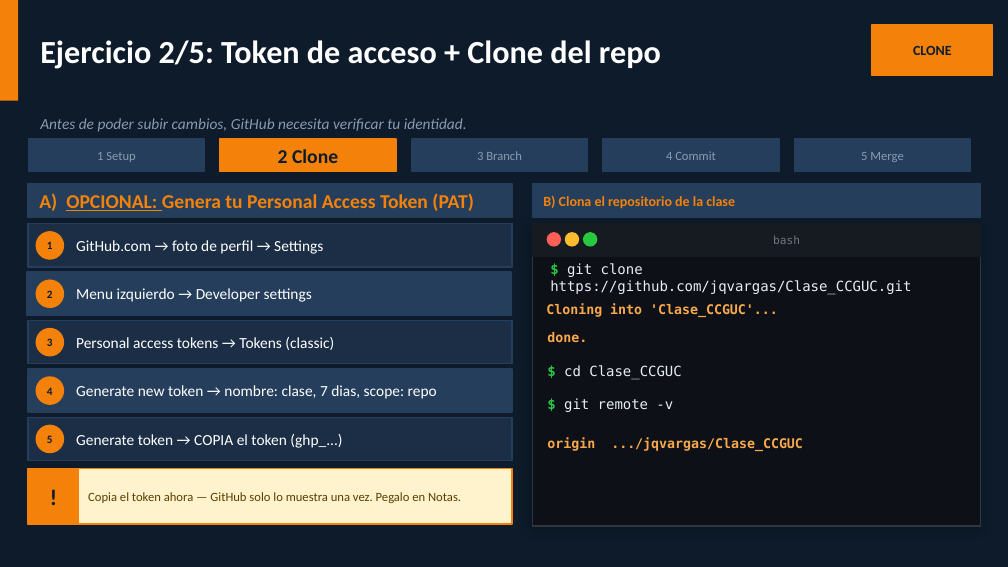
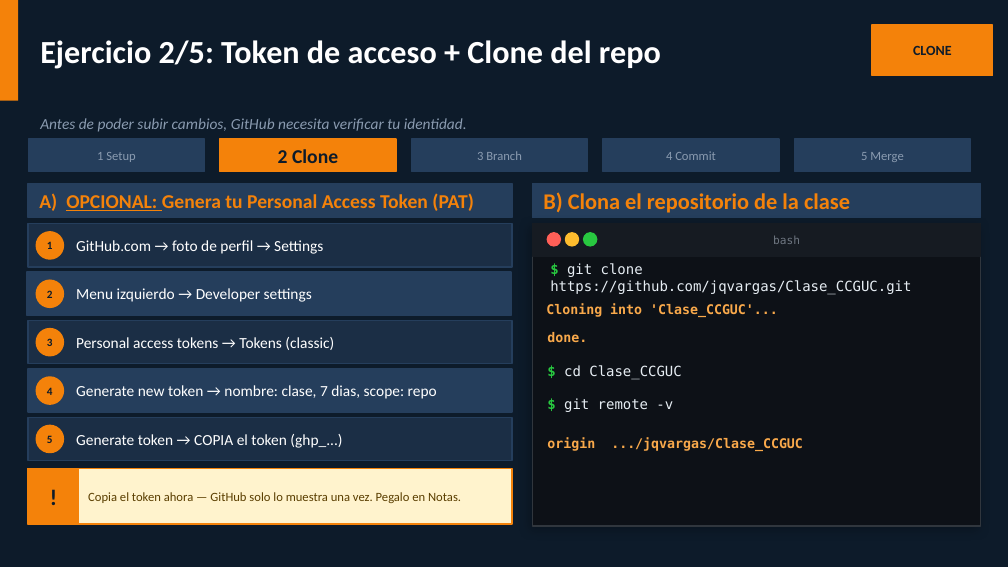
Before and after one commit to jqvargas/Clase_CCGUC, a slide deck: slide 11 of github_clase_CCGUC.pptx. Drawn at 1008x567 pixels with LibreOffice and Linux fonts; fonts in the diff are those of the drawing. Boxes give left, top, right and bottom in pixels: in the first picture for what was removed or moved away, otherwise in the second. Text is boxed around its words. In the diff, an @@ line names an element or a change of style, - is before the commit and + after.

```diff
--- a/github_clase_CCGUC.pptx
+++ b/github_clase_CCGUC.pptx
@@ text "B) Clona el repositorio de ..." at (543,192,850,213): size 10 to 16 pt @@
```
Also in this commit, not shown: 1 other slide changed.
